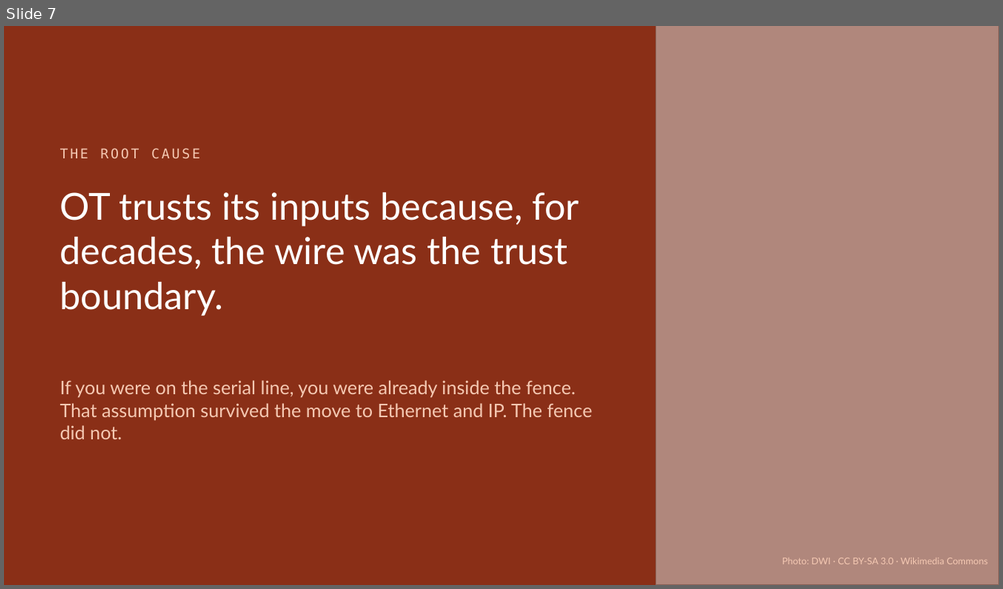
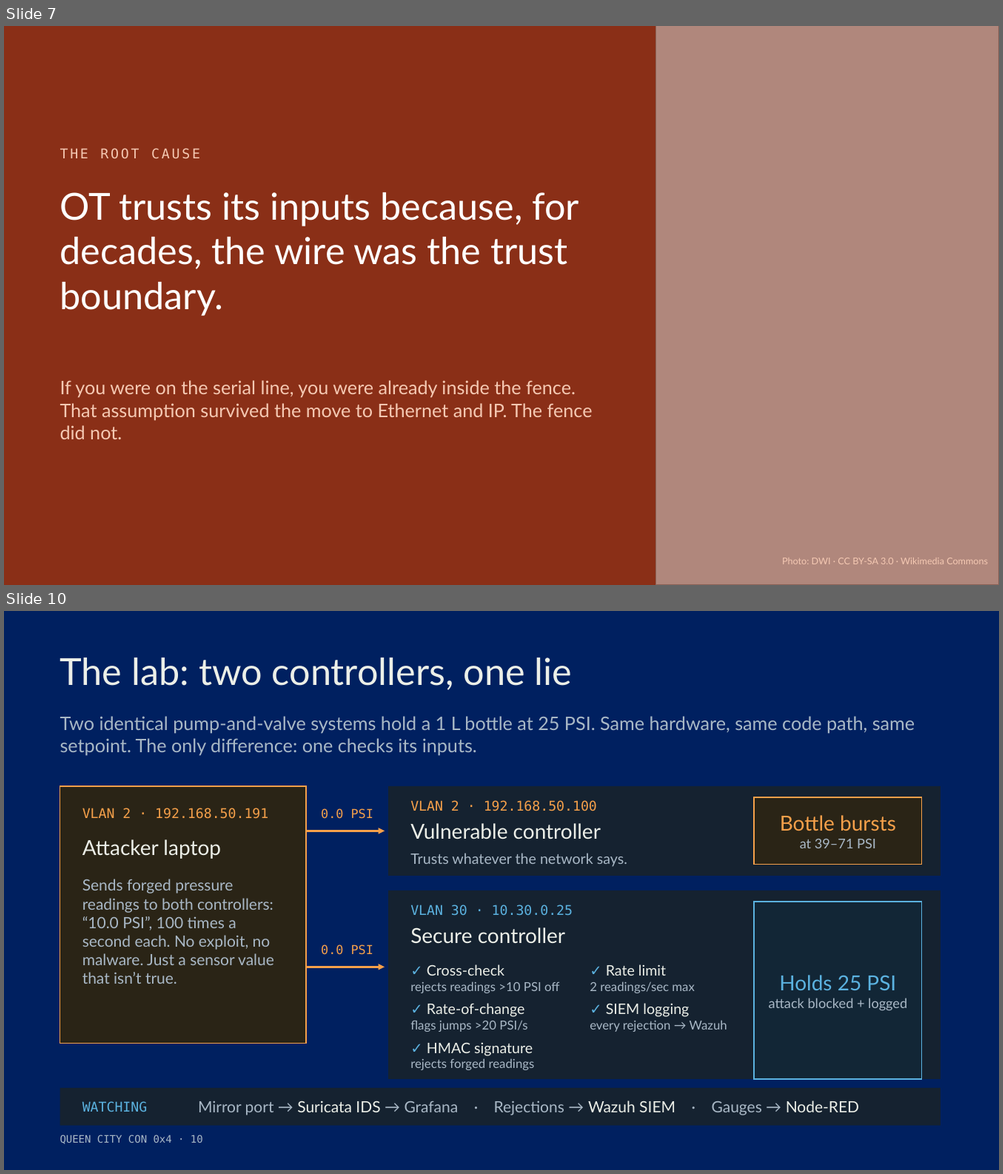
Before and after one commit to moaderboat/Hospital-IoT-HomeLab, a slide deck: Queen_City_Con/When the Sensor Lies v2.pptx. Shown one above the other, each under a label of ours: slide 7 before the commit, slides 7 and 10 after it; the slides between them are not shown. The pictures are 1003x589 and 1003x1174 pixels, drawn with LibreOffice and Linux fonts; fonts in the diff are those of the drawing; grey boxes stand for pictures. Boxes give left, top, right and bottom in pixels: in the first picture for what was removed or moved away, otherwise in the second. Text is boxed around its words. In the diff, an @@ line names an element or a change of style, - is before the commit and + after.

```diff
--- a/Queen_City_Con/When the Sensor Lies v2.pptx
+++ b/Queen_City_Con/When the Sensor Lies v2.pptx
@@ slide 10 added at box(4, 611, 999, 1170), background #002060 @@
@@ text added at box(60, 658, 572, 690), 36 pt, text #ECEFE8 @@
+The lab: two controllers, one lie
@@ text added at box(60, 716, 914, 756), 18 pt, text #A9B8C6 @@
+Two identical pump-and-valve systems hold a 1 L bottle at 25 PSI. Same hardware, same code path, same setpoint. The only difference: one checks its inputs.
@@ rectangle added at box(60, 786, 306, 1044), fill #2A2416, outline #F5A04A 1.25 pt @@
@@ rectangle added at box(388, 786, 940, 876), fill #152230 @@
@@ text added at box(82, 808, 268, 819), 13 pt, text #F5A04A @@
+VLAN 2 · 192.168.50.191
@@ text added at box(321, 809, 373, 819), 12 pt, text #F5A04A @@
+0.0 PSI
@@ text added at box(410, 800, 597, 812), 13 pt, text #F5A04A @@
+VLAN 2 · 192.168.50.100
@@ rectangle added at box(754, 797, 922, 865), fill #2A2416, outline #F5A04A 1 pt @@
@@ arrow added from (306, 831) to (384, 831), #F5A04A 2 pt @@
@@ text added at box(410, 823, 600, 840), 20 pt, text #ECEFE8 @@
+Vulnerable controller
@@ text added at box(780, 815, 896, 849), 20 pt, text #F5A04A @@
+Bottle bursts
+at 39–71 PSI
@@ text added at box(82, 840, 221, 859), 20 pt, text #ECEFE8 @@
+Attacker laptop
@@ text added at box(410, 853, 627, 867), 14 pt, text #A9B8C6 @@
+Trusts whatever the network says.
@@ text added at box(82, 879, 274, 984), 15 pt, text #A9B8C6 @@
+Sends forged pressure readings to both controllers: “10.0 PSI”, 100 times a second each. No exploit, no malware. Just a sensor value that isn’t true.
@@ rectangle added at box(388, 891, 940, 1079), fill #152230 @@
@@ text added at box(410, 905, 572, 915), 13 pt, text #5BB2E0 @@
+VLAN 30 · 10.30.0.25
@@ rectangle added at box(754, 902, 922, 1079), fill #122636, outline #5BB2E0 1 pt @@
@@ text added at box(410, 928, 565, 944), 20 pt, text #ECEFE8 @@
+Secure controller
@@ text added at box(321, 945, 373, 955), 12 pt, text #F5A04A @@
+0.0 PSI
@@ text added at box(410, 965, 559, 994), 12 pt, text #A9B8C6 @@
+✓ Cross-check
+rejects readings >10 PSI off
@@ text added at box(589, 965, 694, 994), 12 pt, text #A9B8C6 @@
+✓ Rate limit
+2 readings/sec max
@@ arrow added from (306, 968) to (384, 968), #F5A04A 2 pt @@
@@ text added at box(768, 975, 907, 1011), 13 pt, text #A9B8C6 @@
+Holds 25 PSI
+attack blocked + logged
@@ text added at box(410, 1003, 527, 1032), 12 pt, text #A9B8C6 @@
+✓ Rate-of-change
+flags jumps >20 PSI/s
@@ text added at box(589, 1003, 727, 1032), 12 pt, text #A9B8C6 @@
+✓ SIEM logging
+every rejection → Wazuh
@@ text added at box(410, 1042, 535, 1071), 12 pt, text #A9B8C6 @@
+✓ HMAC signature
+rejects forged readings
@@ rectangle added at box(60, 1088, 940, 1126), fill #152230 @@
@@ text added at box(82, 1102, 148, 1112), 13 pt, text #5BB2E0 @@
+WATCHING
@@ text added at box(198, 1101, 859, 1116), 15 pt, text #A9B8C6 @@
+Mirror port → Suricata IDS → Grafana · Rejections → Wazuh SIEM · Gauges → Node-RED
@@ text added at box(60, 1135, 203, 1145), 10 pt, text #A9B8C6 @@
+QUEEN CITY CON 0x4 · 10
```
Also in this commit, not shown: 16 slides changed, 1 other slide added.
